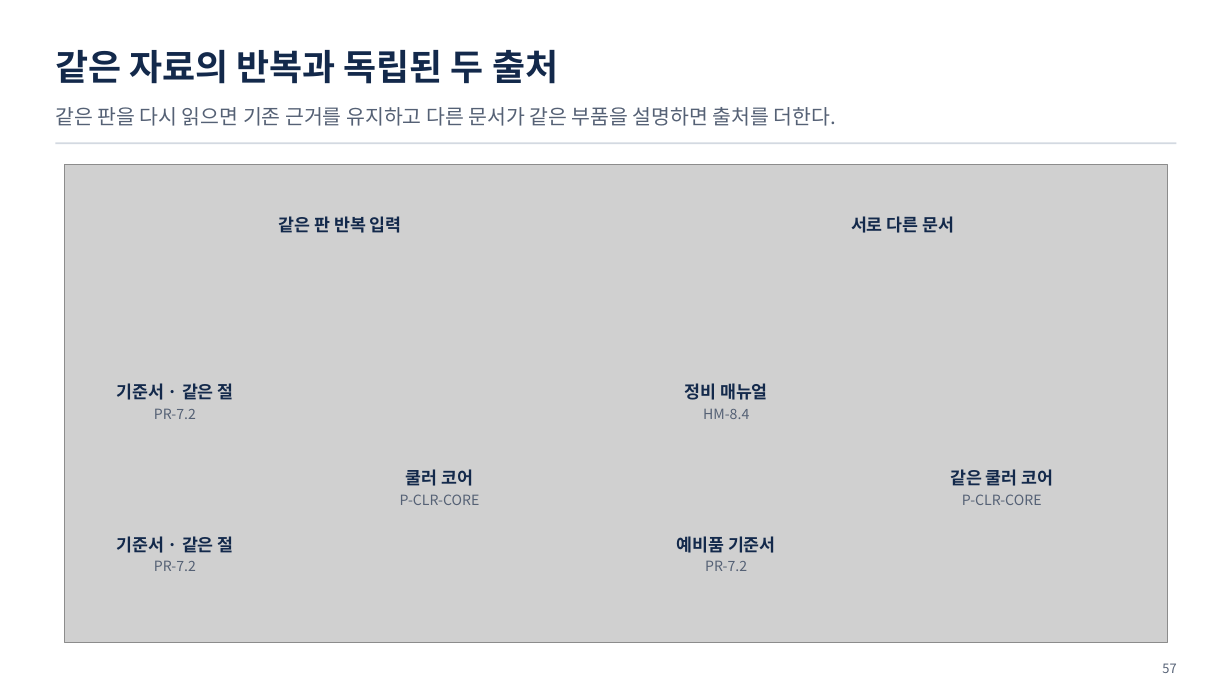
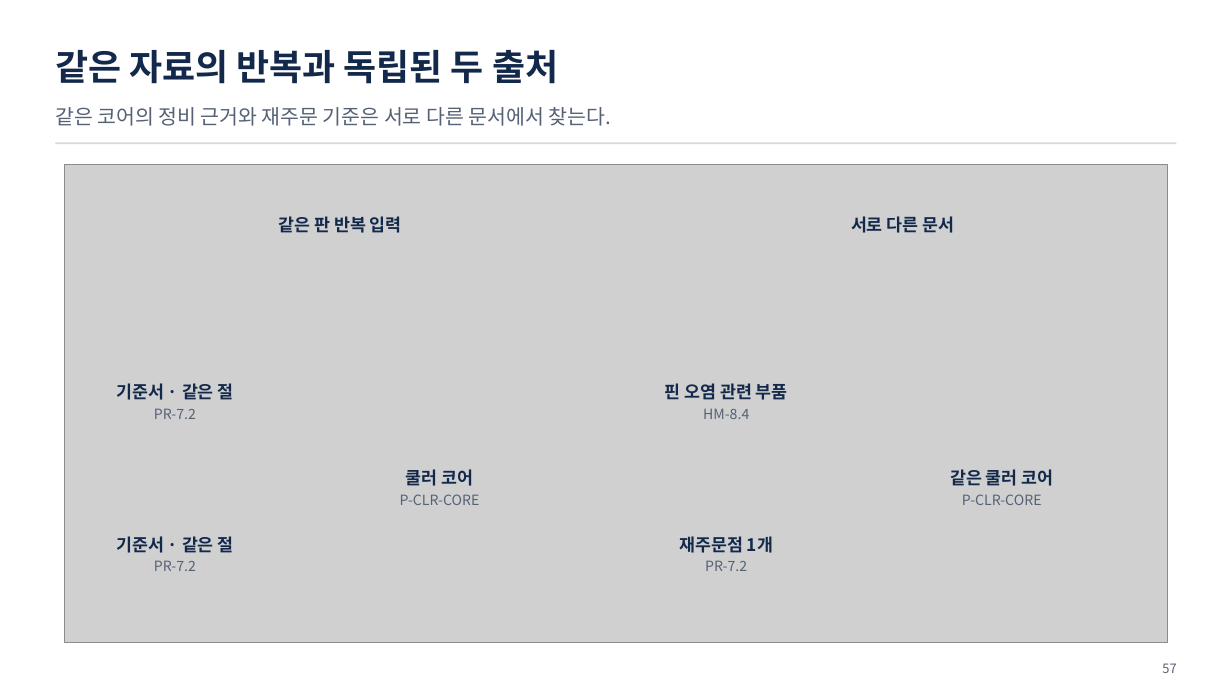
Before and after one commit to uengine-oss/hyd-iot-edu, a slide deck: slide 57 of workspace/강의제작/산출물/통합반/이론/04회차/통합반_04일차.pptx. Drawn at 1232x693 pixels with LibreOffice and Linux fonts; fonts in the diff are those of the drawing; grey boxes stand for pictures. Boxes give left, top, right and bottom in pixels: in the first picture for what was removed or moved away, otherwise in the second. Text is boxed around its words. In the diff, an @@ line names an element or a change of style, - is before the commit and + after.

Commit message:
통합반 4회차 56~66장 원문·조회 경계와 현장 승인 설명을 고치고 실제 렌더·낭독을 검증한다

```diff
--- a/workspace/강의제작/산출물/통합반/이론/04회차/통합반_04일차.pptx
+++ b/workspace/강의제작/산출물/통합반/이론/04회차/통합반_04일차.pptx
@@ text at (55,107,611,126): text changed @@
-같은 판을 다시 읽으면 기존 근거를 유지하고 다른 문서가 같은 부품을 설명하면 출처를 더한다.
+같은 코어의 정비 근거와 재주문 기준은 서로 다른 문서에서 찾는다.
@@ text at (665,383,788,400): text changed @@
-정비 매뉴얼
+핀 오염 관련 부품
@@ text at (680,536,773,553): text changed @@
-예비품 기준서
+재주문점 1개
```
Also in this commit, not shown: 10 other slides changed, 29 other files.
